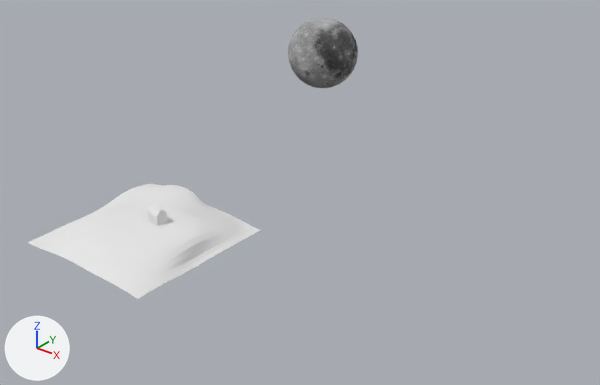
The Blender file static/scene.blend, before and after one commit.
One viewpoint serves both versions: a 50 mm camera at (102.0, -83.8, 67.2) aimed at (22.0, 16.3, 5.1). The axes (+X, +Y, +Z) are drawn at lower left. The lights are the same throughout.

Names of what the first picture shows: 'Hill', 'Moon'.
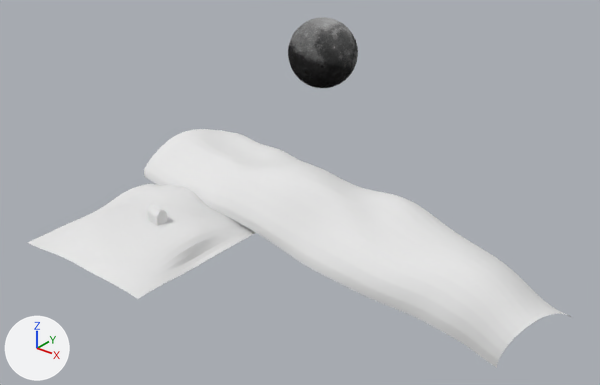
Edits to the bpy script that builds the scene:
```text
Change mat_moon:
    where n2 = _N.new('ShaderNodeTexImage'); n2.name = 'Image Texture.001'
    where n3 = _N.new('ShaderNodeBsdfPrincipled'); n3.name = 'Principled BSDF'
    remove _L.new(n2.outputs[0], n3.inputs[17])  # 'Color' to 'Tangent'
    add _L.new(n2.outputs[0], n3.inputs[5])  # 'Color' to 'Normal'
Add me_cylinder:
    me_cylinder.from_pydata(...)  # 6579 vertices, 6400 faces; spans x -3.3..2.93, y -2.78..6.56, z -0.93..1.19
    me_cylinder.materials.append(mat_grass)  # its picture is missing
Add ob_bghill:
    ob_bghill = bpy.data.objects.new('BGHill', me_cylinder)
    ob_bghill.location = (11.0, 27.0, -2.0)
    ob_bghill.rotation_euler = (-0.0775, 0.0796, -2.023)  # degrees (-4.4, 4.6, -116)
    ob_bghill.scale = (7.82, 7.82, 7.82)
```

Where the change shows, as pixel boxes (x1, y1, x2, y2) in the pictures (600 x 385 px):
'BGHill', added
    after: (144, 129, 571, 368)
'Moon', recoloured
    both: (288, 17, 358, 88)
